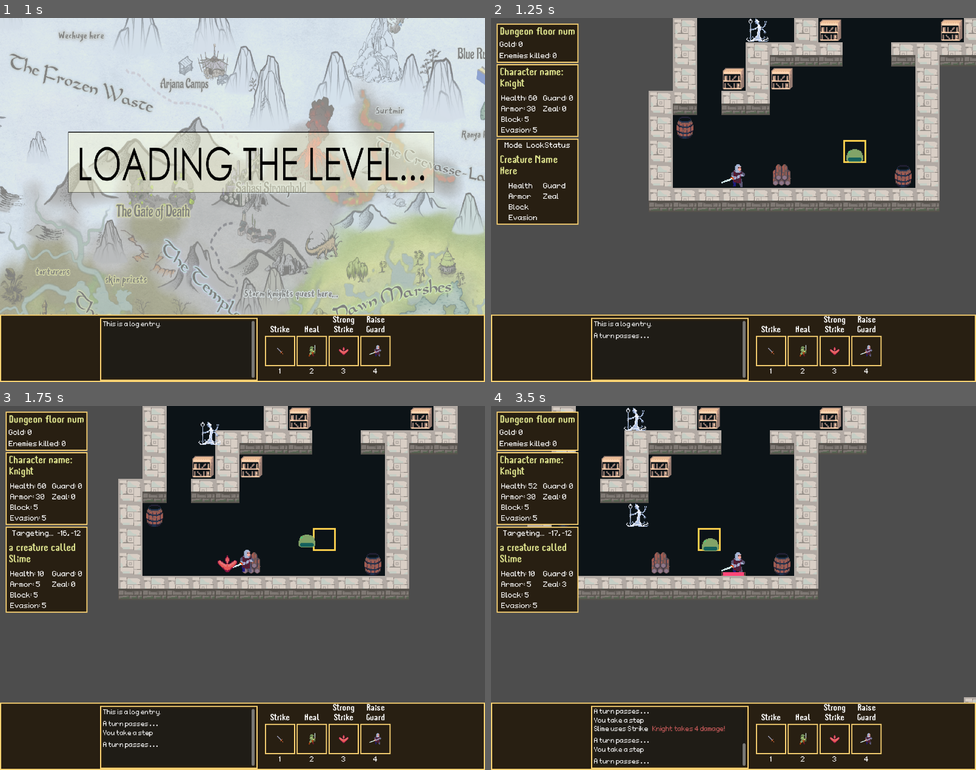
Above: before the commit, frames 1-4 (two rows, left to right).
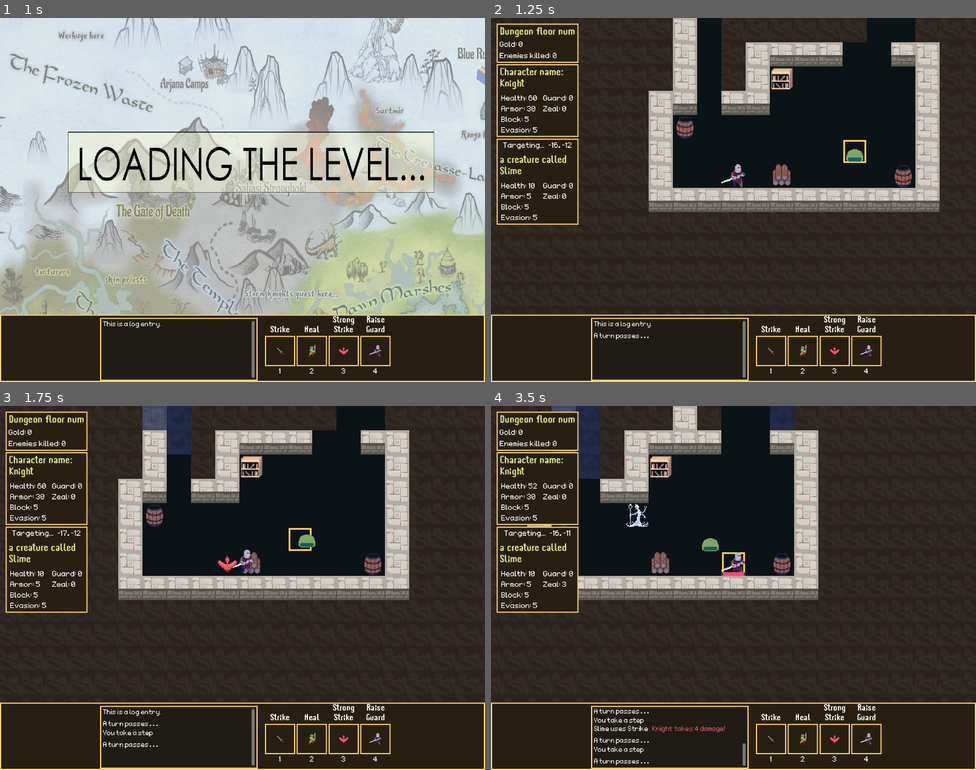
Above: after the commit, the same moments.

Repository: OttoElomaa/godot-4-roguelike-knights
Game: Godot game, scene res://Scenes/game_main.tscn
Two runs of this game, one before a commit and one after it. Both use one fixed random seed, a clock stepped at 60 frames per second and the inputs below.
Inputs (mouse positions are in pixels of both pictures, inside the frame that each line leads up to):
- Up to frame 1 (1 s): click (203, 200) at 0.52 s
- Up to frame 2 (1.25 s): no input
- Up to frame 3 (1.75 s): move the mouse to (242, 562) at 1.27 s; hold Right (ui_right) from 1.28 s (still down); tap 1 (1) at 1.35 s; tap L (L) at 1.55 s
- Up to frame 4 (3.5 s): move the mouse to (777, 540) at 2.02 s; release Right (ui_right) at 2.03 s; hold Down (ui_down) 2.03-2.78 s; tap L (L) at 2.1 s; tap O (O) at 2.3, 2.85 s; move the mouse to (636, 489) at 2.77 s; hold Right (ui_right) from 2.78 s (still down); tap P (P) at 3.05 s

Frame 1 is identical in both runs. In frame 2, 45% of the frame differs, in the area x 0-100%, y 0-82%; in frame 3, 45%; in frame 4, 50%.
Error in both runs: Cannot call method 'get_children' on a null value. (res://Scripts/WorldScripts/world.gd:249)

Commit message:
Fixed player's cooldowns and targeting / ranged visualisation
Player's "player" stat was set to null, calling world.player now as a fix

Diff:
--- a/Scenes/world.tscn
+++ b/Scenes/world.tscn
@@ -28,8 +28,6 @@
 [node name="World" type="NavigationRegion2D"]
 navigation_polygon = SubResource("NavigationPolygon_akmnp")
 script = ExtResource("1_7s3px")
-turnOffLineOfSight = true
-debugImmortalPlayer = true
 
 [node name="UI" parent="." instance=ExtResource("2_6sbxi")]
 
--- a/Scripts/WorldScripts/world.gd
+++ b/Scripts/WorldScripts/world.gd
@@ -304,22 +304,23 @@
 		prints("%s can't start turn due to death! (%d)" % [next.creatureName, turnActorCounter])
 		callNextTurnAction()
 		return
+
 	#### CREATURE IS ALIVE
-	else:
-		prints("%s :s turn! (%d)" % [next.creatureName, turnActorCounter])
-
-		#### UPDATE VISUALS ONLY AFTER PLAYER ACTION
-		#### ONLY IF NEXT CREATURE IS ALIVE
-		if next.isPlayer:
-			isTurnActorPlayer = true
-
-		elif isTurnActorPlayer:
-			print("This message plays after player turn")
-			updateVisuals()
-			updateTargeting()
-			isTurnActorPlayer = false
-
-		next.startTurn()
+
+	prints("%s :s turn! (%d)" % [next.creatureName, turnActorCounter])
+
+	#### UPDATE VISUALS ONLY AFTER PLAYER ACTION
+	#### ONLY IF NEXT CREATURE IS ALIVE
+	if next.isPlayer:
+		isTurnActorPlayer = true
+		updateTargeting()
+	elif isTurnActorPlayer:
+		print("This message plays after player turn")
+		updateVisuals()
+
+		isTurnActorPlayer = false
+
+	next.startTurn()
 
 
 
--- a/Scripts/creature.gd
+++ b/Scripts/creature.gd
@@ -157,14 +157,17 @@
 			world.resetLevel()
 			return
 
-	if not is_instance_valid(player):
-		return
-	if player.is_queued_for_deletion():
-		return
-
+	if not is_instance_valid(world.player):
+		return
+	if world.player.is_queued_for_deletion():
+		return
+
+	prints(creatureName, " valid, takes action")
 	#### TICK COOLDOWNS ETC ON-TURN EFFECTS ON SKILL NODES
 	for skill in getSkills():
-		skill.passTurn()
+		var pointlessReturn = skill.passTurn()
+		#if isPlayer:
+		prints("tick! ", skill.getCooldown())
 
 	for effect in $StatusEffects.get_children():
 		effect.tickStatus(self)
@@ -269,7 +272,7 @@
 
 
 func getSkills():
-	return get_node("Skills").get_children()
+	return $Skills.get_children()
 
 
 func getHealth():
--- a/Scripts/skill.gd
+++ b/Scripts/skill.gd
@@ -47,7 +47,7 @@
 
 
 func passTurn():
-	$Cooldown.tickCooldown()
+	return $Cooldown.tickCooldown()
 
 
 
